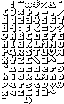
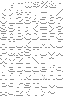
Comparing the layer stacks of the two 64 x 104 images. Changes:
added layer "Layer" above "Layer #1" over (x1=0, y1=0, x2=63, y2=96)
"Layer #1": opacity 100% → 85%, painted on it over (x1=0, y1=0, x2=64, y2=104)
